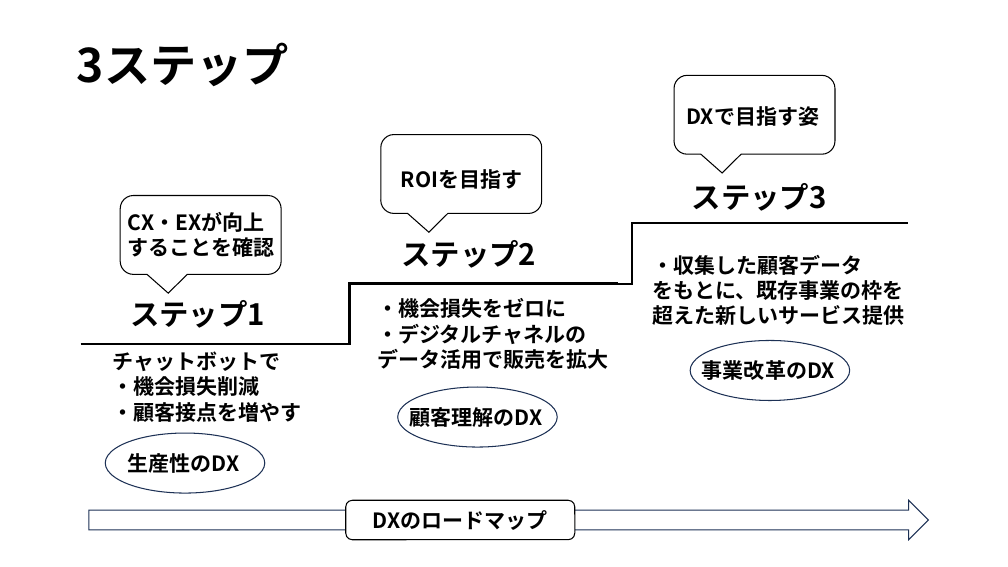
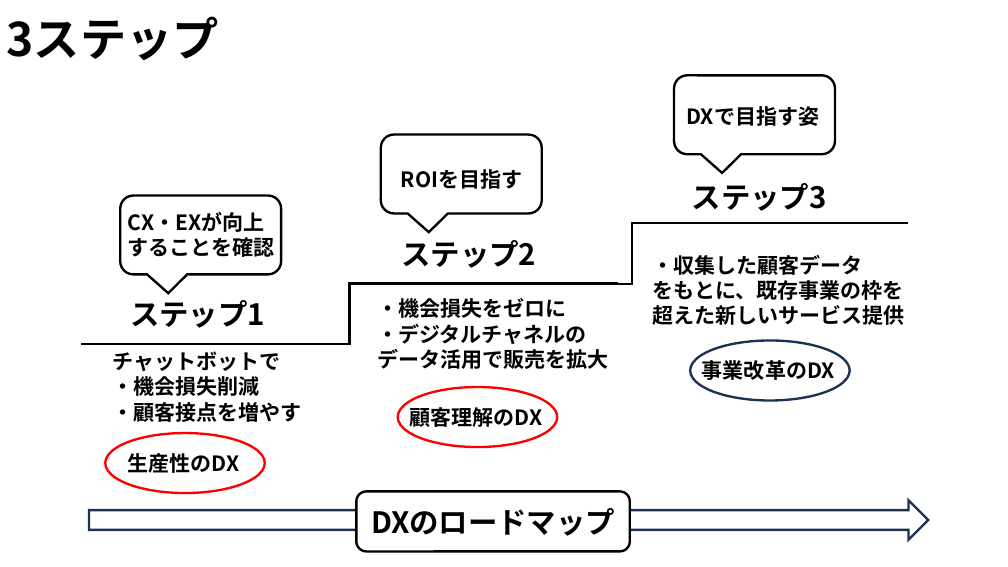
Before and after one commit to gakky0315/-, a slide deck: slide 10 of 図.pptx (slide 7 before the commit). Drawn at 1008x567 pixels with LibreOffice and Linux fonts; fonts in the diff are those of the drawing. Boxes give left, top, right and bottom in pixels: in the first picture for what was removed or moved away, otherwise in the second. Text is boxed around its words. In the diff, an @@ line names an element or a change of style, - is before the commit and + after.

```diff
--- a/図.pptx
+++ b/図.pptx
@@ title "3ステップ": place and size @@
-title "3ステップ" at [77,42,289,86]
+title "3ステップ" at [7,16,219,60]
@@ outline #000000 1 pt to #000000 2.25 pt in 3 elements at [381,135,542,213], [675,76,836,154], [120,196,281,274] @@
@@ ellipse at [690,340,850,400]: outline #1E3256 1 pt to #1E3256 2.25 pt @@
@@ ellipse at [398,387,557,447]: outline #1E3256 1 pt to #FF0000 2.25 pt @@
@@ ellipse at [105,433,265,493]: outline #1E3256 1 pt to #FF0000 2.25 pt @@
@@ right arrow at [89,501,929,540]: outline #1E3256 1 pt to #1E3256 2.25 pt @@
@@ rounded rectangle "DXのロードマップ": place and size @@
-rounded rectangle "DXのロードマップ" at [346,501,575,540]
+rounded rectangle "DXのロードマップ" at [356,492,630,551]
@@ rounded rectangle "DXのロードマップ" at [356,492,630,551]: size 20 to 28 pt; outline #000000 1 pt to #000000 2.25 pt @@
```
Also in this commit, not shown: 7 other slides changed, 18 slides added, 3 other files.
